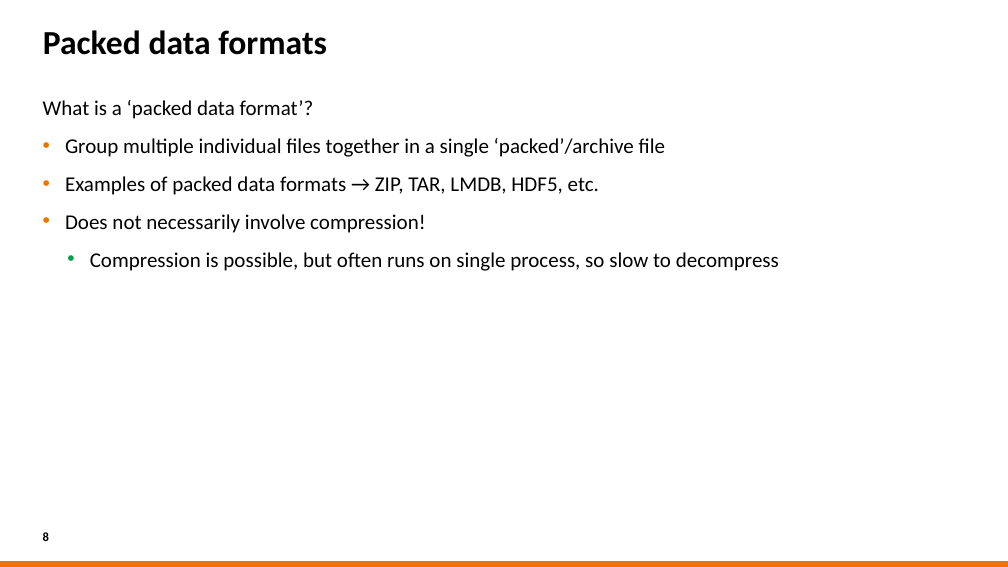
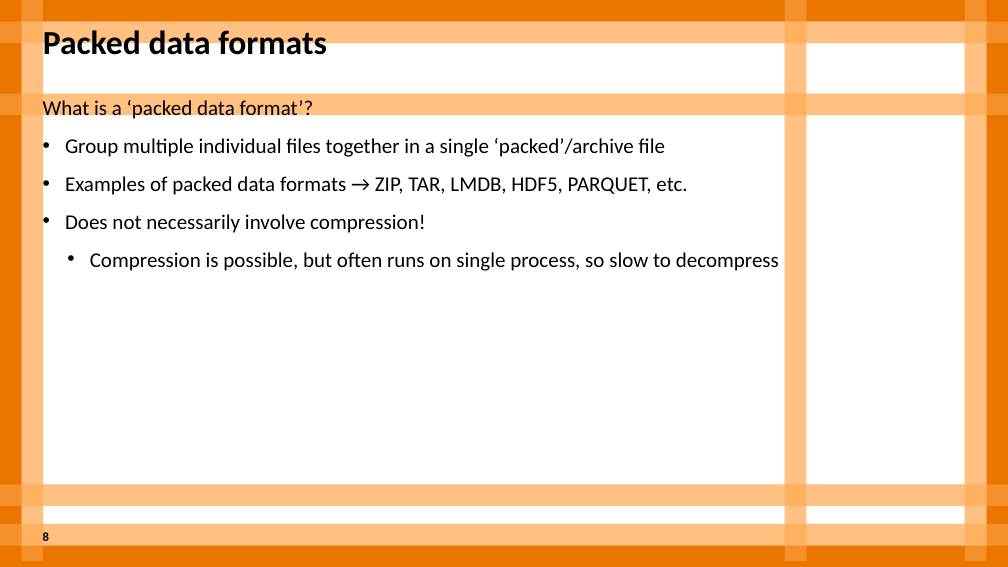
Before and after one commit to sara-nl/HPML-course-materials, a slide deck: slide 8 of Day2/slides/HPC_FS_and_Packed_data_formats.pptx. Drawn at 1008x567 pixels with LibreOffice and Linux fonts; fonts in the diff are those of the drawing; background and template pictures are left out. Boxes give left, top, right and bottom in pixels: in the first picture for what was removed or moved away, otherwise in the second. Text is boxed around its words. In the diff, an @@ line names an element or a change of style, - is before the commit and + after.

Commit message:
Small updates packed file formats

```diff
--- a/Day2/slides/HPC_FS_and_Packed_data_formats.pptx
+++ b/Day2/slides/HPC_FS_and_Packed_data_formats.pptx
@@ text at (65, 176, 687, 195): text changed @@
-• Examples of packed data formats → ZIP, TAR, LMDB, HDF5, etc.
+• Examples of packed data formats → ZIP, TAR, LMDB, HDF5, PARQUET, etc.
@@ group added at (0, 0, 1008, 567): 7 rectangles @@
@@ group added at (0, 0, 1008, 567): 11 rectangles @@
@@ group added at (0, 0, 1008, 567): 4 rectangles @@
```
Also in this commit, not shown: 12 other slides changed.
